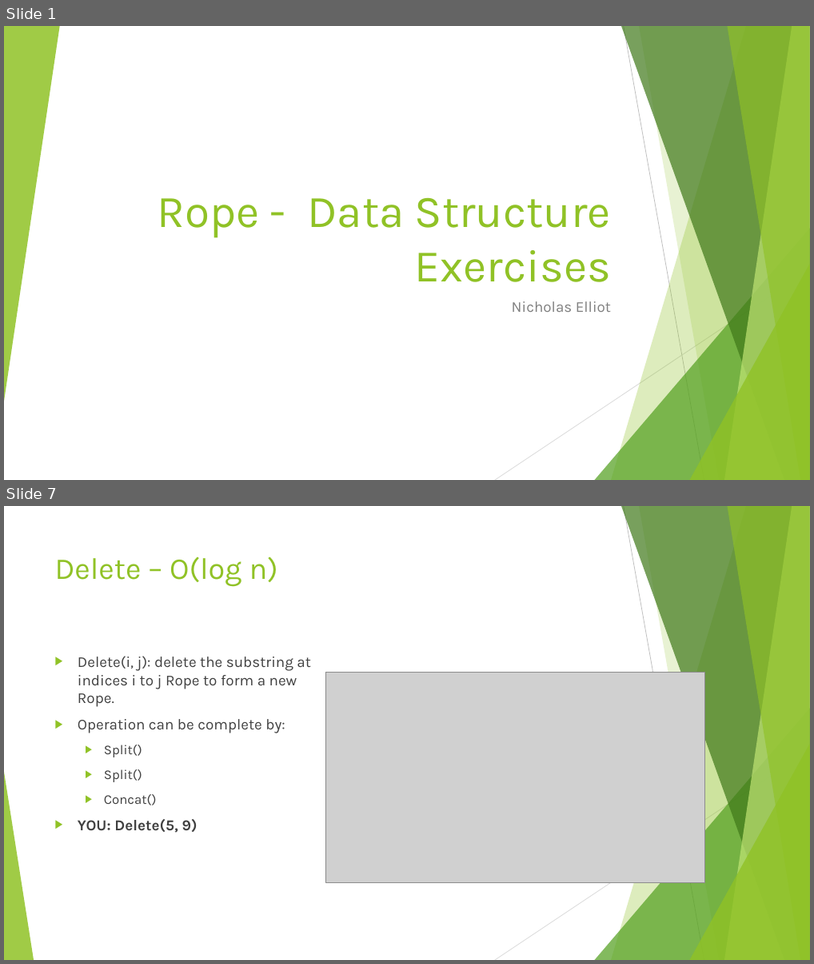
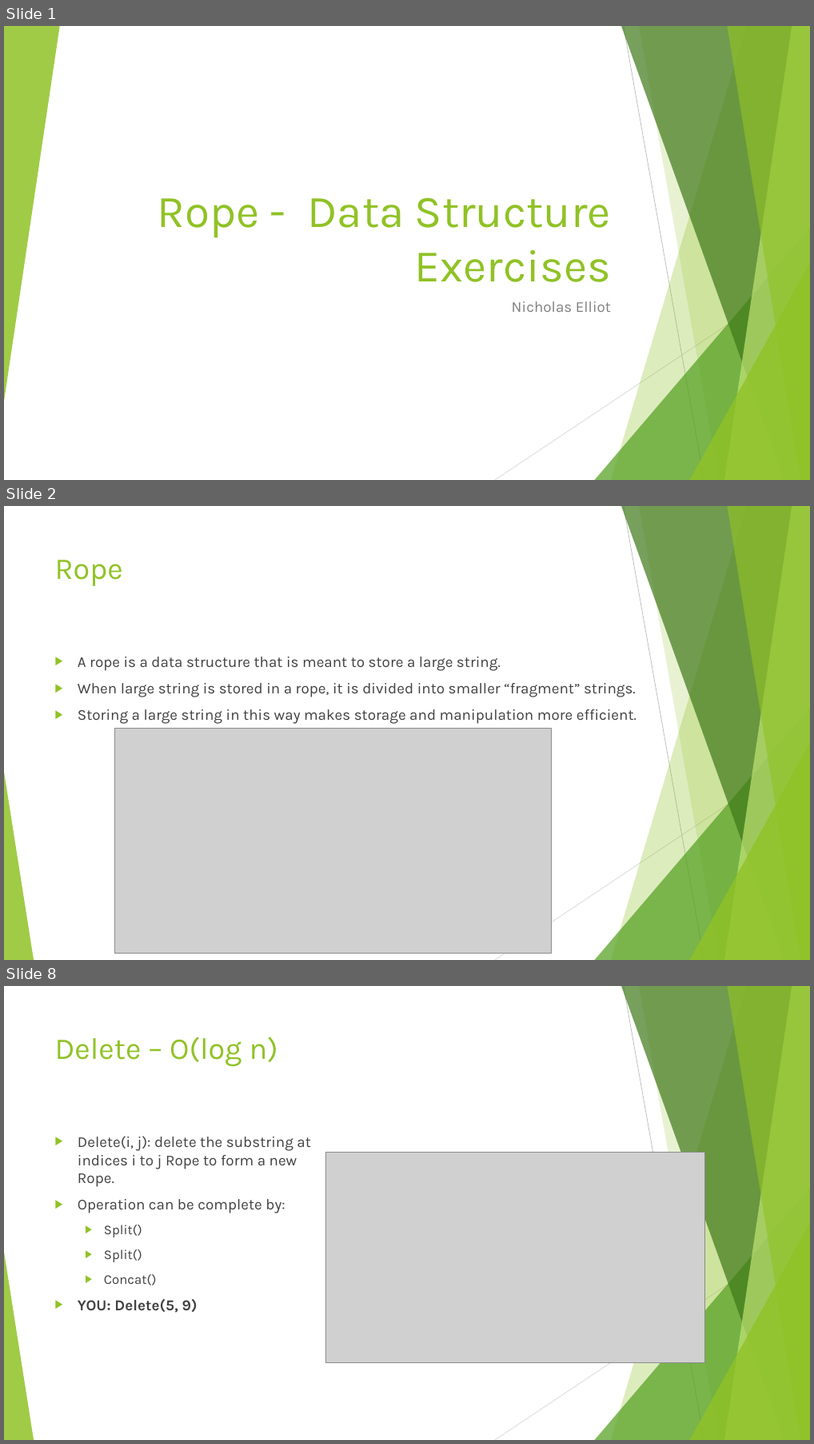
Before and after one commit to nbelliot/comp401, a slide deck: presentation1/Exercises.pptx. Shown one above the other, each under a label of ours: slides 1 and 7 before the commit, slides 1, 2 and 8 after it; the slides between them are not shown. The pictures are 814x964 and 814x1444 pixels, drawn with LibreOffice and Linux fonts; fonts in the diff are those of the drawing; grey boxes stand for pictures. Boxes give left, top, right and bottom in pixels: in the first picture for what was removed or moved away, otherwise in the second. Text is boxed around its words. In the diff, an @@ line names an element or a change of style, - is before the commit and + after.

```diff
--- a/presentation1/Exercises.pptx
+++ b/presentation1/Exercises.pptx
@@ slide 2 added at (4, 506, 810, 960), background #FFFFFF; not listed: 10 template elements that a slide beside it also shows @@
@@ title added at (55, 560, 123, 586), 36 pt, text #90C226 @@
+Rope
@@ text added at (78, 656, 637, 724), 18 pt, text #404040 @@
+▶ A rope is a data structure that is meant to store a large string.
+▶ When large string is stored in a rope, it is divided into smaller “fragment” strings.
+▶ Storing a large string in this way makes storage and manipulation more efficient.
@@ picture added at (114, 728, 551, 952) @@
@@ what was slide 7 is now slide 8 @@
```
Also in this commit, not shown: 6 slides changed, 1 other file.
